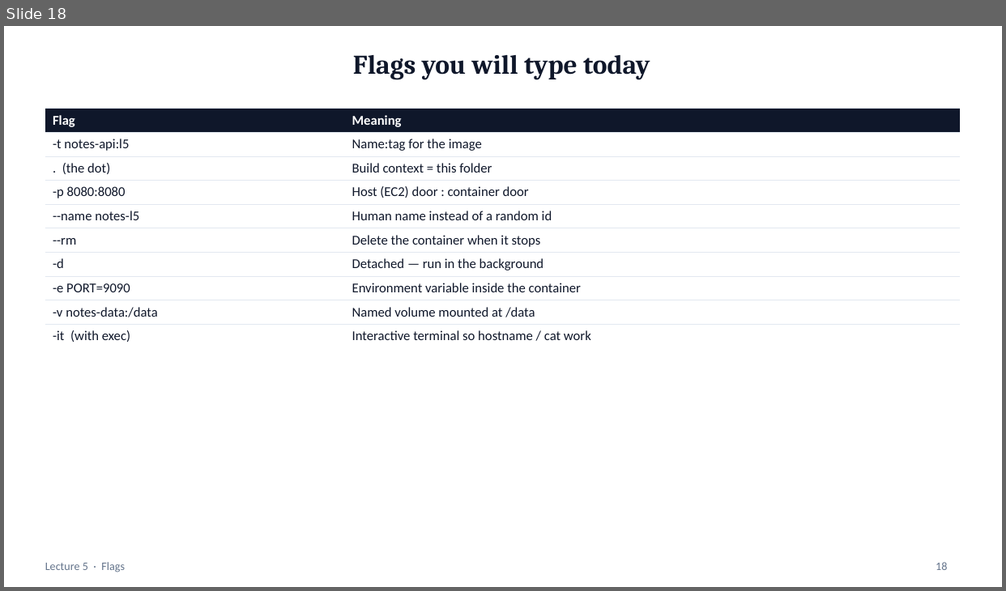
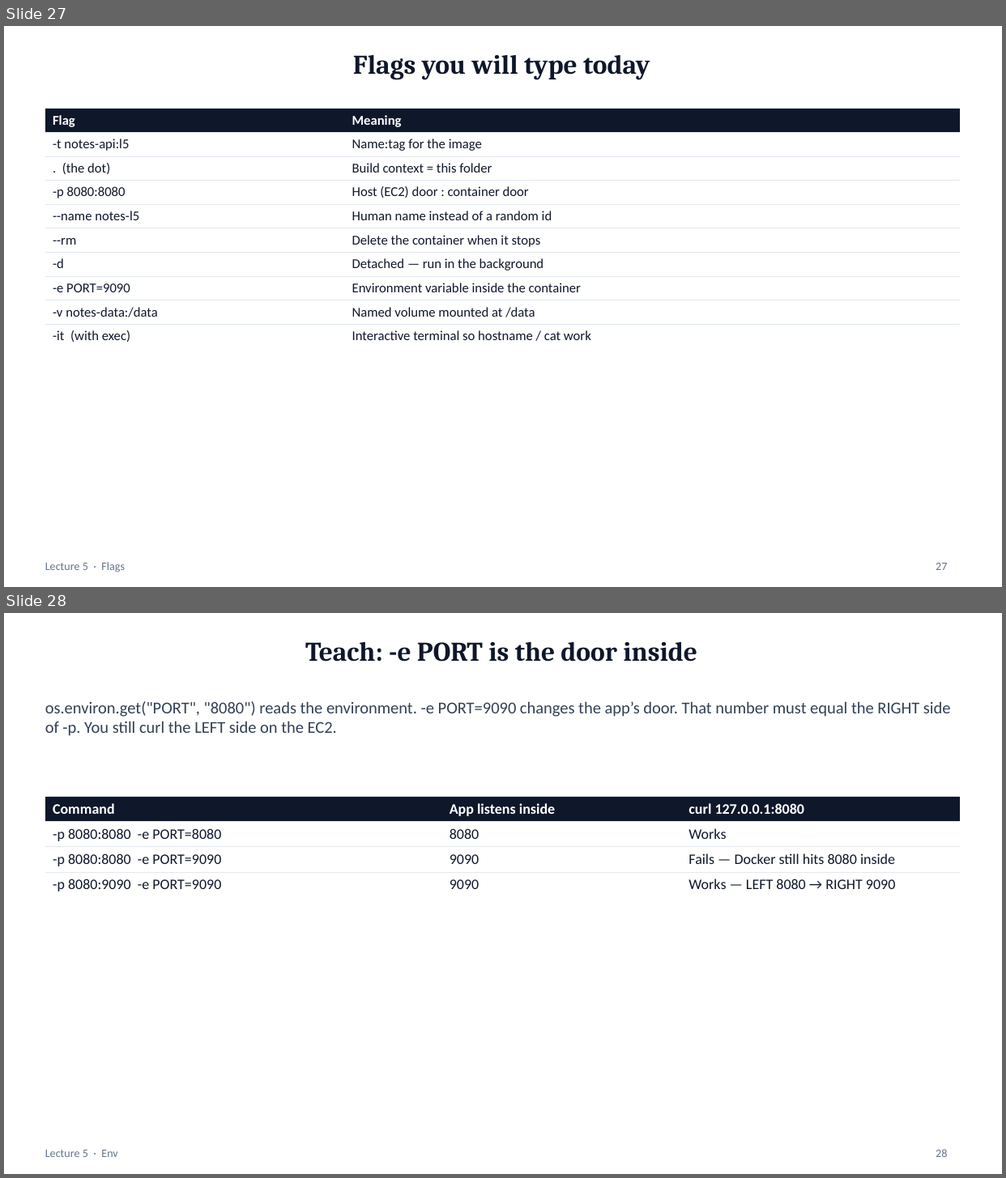
Before and after one commit to mayurb99/Devops_Beginners, a slide deck: lec-05/presentation/lec-05-docker.pptx. Shown one above the other, each under a label of ours: slide 18 before the commit, slides 27 and 28 after it. The pictures are 1006x591 and 1006x1178 pixels, drawn with LibreOffice and Linux fonts; fonts in the diff are those of the drawing. Boxes give left, top, right and bottom in pixels: in the first picture for what was removed or moved away, otherwise in the second. Text is boxed around its words. In the diff, an @@ line names an element or a change of style, - is before the commit and + after.

```diff
--- a/lec-05/presentation/lec-05-docker.pptx
+++ b/lec-05/presentation/lec-05-docker.pptx
@@ slide 28 added at (4,613,1002,1174), background #FFFFFF @@
@@ title added at (305,642,697,662), 26 pt, text #0F172A, bold @@
+Teach: -e PORT is the door inside
@@ text added at (45,701,951,736), 16 pt, text #334155 @@
+os.environ.get("PORT", "8080") reads the environment. -e PORT=9090 changes the app’s door. That number must equal the RIGHT side of -p. You still curl the LEFT side on the EC2.
@@ table added at (45,796,960,895), 4 rows, 3 columns @@
+Command | App listens inside | curl 127.0.0.1:8080
+-p 8080:8080 -e PORT=8080 | 8080 | Works
+-p 8080:8080 -e PORT=9090 | 9090 | Fails — Docker still hits 8080 inside
+-p 8080:9090 -e PORT=9090 | 9090 | Works — LEFT 8080 → RIGHT 9090
@@ text added at (45,1150,117,1157), 11 pt, text #64748B @@
+Lecture 5 · Env
@@ page number added at (936,1149,947,1157), 11 pt, text #64748B @@
+28
@@ what was slide 18 is now slide 27 @@
@@ page number at (936,563,947,570): text changed @@
-18
+27
```
Also in this commit, not shown: 4 slides changed, 10 other slides added.
